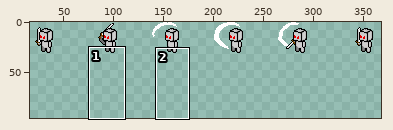
Edited in one commit: sprite sheet (MyGame/assets/sprites/Characters/Robot/attack/attack.png). Above, an overview of the earlier version with the close-up marked.
Close-up. As it was:
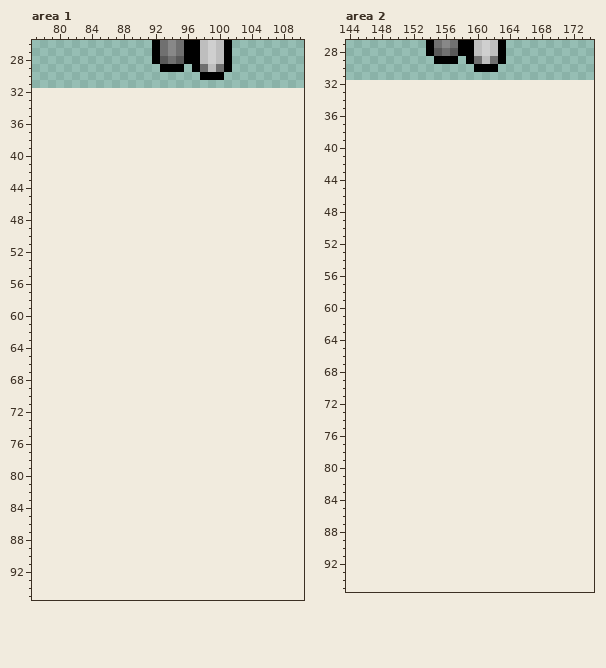
The file is 384x32 pixels. Shown: area 1: x 77..110, y 26..95; area 2: x 144..174, y 27..95. The old version is drawn lined up with the new one, on the new canvas. The wide view leaves out empty margins. The commit also changed other parts of the picture, which this record leaves out.
The same view after the edit:
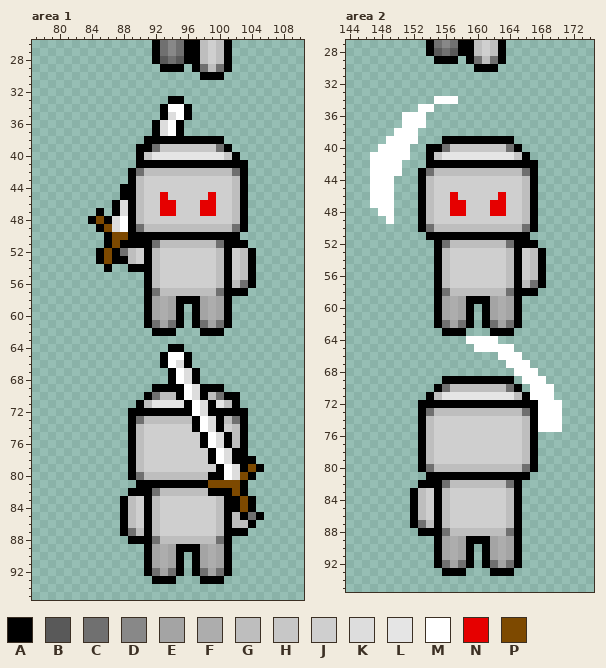
Palette (. is transparent): A #000000  B #595959  C #707070  D #888888  E #a4a4a4  F #adadad  G #bebebe  H #c7c7c7  J #cfcfcf  K #dddddd  L #e5e5e5  M #ffffff  N #e60000  P #7d4900
The edit:
canvas 384x32 -> 384x96
Area 1:
y 33: x 94..95 .. -> AA
y 34: x 93..96 .... -> AMMA
y 35: x 93..96 .... -> AKMA
y 36..37: x 92..95 .... -> AKMA
y 38: x 91..100 .......... -> AAAAAAAAAA
y 39: x 90..101 ............ -> AACHHHHHHHCA
y 40: x 90..102 ............. -> AHLLLLLLLLLHA
y 41: x 90..103 .............. -> AAAAAAAAAAAAAA
y 42: x 89..103 ............... -> ACGGGGGGGGGGGCA
y 43: x 89..103 ............... -> AGJJJJJJJJJJJGA
y 44: x 88..103 ................ -> AAGJJJJJJJJJJJGA
y 45: x 88..103 ................ -> AAGJJNJJJJJNJJGA
y 46: x 87..103 ................. -> AKAGJJNNJJJNNJJGA
y 47: x 85 . -> A; x 87..103 ................. -> AKAGJJNNJJJNNJJGA
y 48: x 84..103 .................... -> APAKMAGJJJJJJJJJJJGA
y 49: x 85..103 ................... -> APKMACGGGGGGGGGGGCA
y 50: x 86..102 ................. -> APPAAAAAAAAAAAAAA
y 51: x 86..103 .................. -> APAAAACGGGGGGGCAAA
y 52: x 85..104 .................... -> APACGJAGJJJJJJJGAJGA
y 53: x 85..104 .................... -> APAAGJAGJJJJJJJGAJGA
y 54: x 86 . -> A; x 89..104 ................ -> AAAGJJJJJJJGAJGA
y 55: x 91..104 .............. -> AGJJJJJJJGAJGA
y 56: x 91..104 .............. -> AGJJJJJJJGAGCA
y 57: x 91..103 ............. -> ACGGGGGGGCAAA
y 58: x 91..101 ........... -> AEFEAAAEFEA
y 59..60: x 91..95 ..... -> AEFEA; x 97..101 ..... -> AEFEA
y 61: x 91..95 ..... -> ACECA; x 97..101 ..... -> ACECA
y 62: x 92..94 ... -> AAA; x 98..100 ... -> AAA
y 64: x 94..95 .. -> AA
y 65: x 93..96 .... -> AMMA
y 66: x 93..96 .... -> AMKA
y 67..68: x 94..97 .... -> AMKA
y 69: x 92..100 ......... -> AAAAMKAAA
y 70: x 91..102 ............ -> ACGGAMKAGCAA
y 71: x 90..102 ............. -> AGLLLLAMKALGA
y 72: x 89..103 ............... -> AAAAAAAAMKAAAAA
y 73: x 89..103 ............... -> ACGGGGGGAMKAGCA
y 74: x 89..103 ............... -> AGJJJJJJAMKAJGA
y 75..76: x 89..103 ............... -> AGJJJJJJJAMKAGA
y 77: x 89..103 ............... -> AGJJJJJJJJAMKAA
y 78: x 89..104 ................ -> AGJJJJJJJJAMKAAA
y 79: x 89..105 ................. -> AGJJJJJJJJJAMKAPA
y 80: x 89..104 ................ -> ACGGGGGGGGAAMKPA
y 81: x 90..103 .............. -> AAAAAAAAAPPPPA
y 82: x 89..103 ............... -> AAACGGGGGGAAAPA
y 83..84: x 88..104 ................. -> AGJAGJJJJJJJGAAPA
y 85: x 88..105 .................. -> AGJAGJJJJJJJGAGACA
y 86: x 88..104 ................. -> AGJAGJJJJJJJGAGGA
y 87: x 88..103 ................ -> ACGAGJJJJJJJGAAA
y 88: x 89..101 ............. -> AAACGGGGGGGCA
y 89: x 91..101 ........... -> AEFEAAAEFEA
y 90..91: x 91..95 ..... -> AEFEA; x 97..101 ..... -> AEFEA
y 92: x 91..95 ..... -> ACECA; x 97..101 ..... -> ACECA
y 93: x 92..94 ... -> AAA; x 98..100 ... -> AAA
Area 2:
y 34: x 155..157 ... -> MMM
y 35: x 153..154 .. -> MM
y 36..37: x 151..153 ... -> MMM
y 38: x 150..152 ... -> MMM
y 39: x 149..152 .... -> MMMM; x 156..164 ......... -> AAAAAAAAA
y 40: x 148..151 .... -> MMMM; x 154..165 ............ -> AACHHHHHHHCA
y 41: x 147..151 ..... -> MMMMM; x 154..166 ............. -> AHLLLLLLLLLHA
y 42: x 147..150 .... -> MMMM; x 154..167 .............. -> AAAAAAAAAAAAAA
y 43: x 147..150 .... -> MMMM; x 153..167 ............... -> ACGGGGGGGGGGGCA
y 44..45: x 147..149 ... -> MMM; x 153..167 ............... -> AGJJJJJJJJJJJGA
y 46: x 147..149 ... -> MMM; x 153..167 ............... -> AGJJNJJJJJNJJGA
y 47: x 147..149 ... -> MMM; x 153..167 ............... -> AGJJNNJJJNNJJGA
y 48: x 148..149 .. -> MM; x 153..167 ............... -> AGJJNNJJJNNJJGA
y 49: x 149 . -> M; x 153..167 ............... -> AGJJJJJJJJJJJGA
y 50: x 153..167 ............... -> ACGGGGGGGGGGGCA
y 51: x 154..166 ............. -> AAAAAAAAAAAAA
y 52: x 155..167 ............. -> ACGGGGGGGCAAA
y 53..56: x 155..168 .............. -> AGJJJJJJJGAJGA
y 57: x 155..168 .............. -> AGJJJJJJJGAGCA
y 58: x 155..167 ............. -> ACGGGGGGGCAAA
y 59: x 155..165 ........... -> AEFEAAAEFEA
y 60..61: x 155..159 ..... -> AEFEA; x 161..165 ..... -> AEFEA
y 62: x 155..159 ..... -> ACECA; x 161..165 ..... -> ACECA
y 63: x 156..158 ... -> AAA; x 162..164 ... -> AAA
y 64: x 159..162 .... -> MMMM
y 65: x 160..164 ..... -> MMMMM
y 66: x 163..165 ... -> MMM
y 67: x 164..166 ... -> MMM
y 68: x 165..167 ... -> MMM
y 69: x 156..164 ......... -> AAAAAAAAA; x 166..168 ... -> MMM
y 70: x 155..165 ........... -> ACGGGGGGGCA; x 167..169 ... -> MMM
y 71: x 154..169 ................ -> AGLLLLLLLLLGAMMM
y 72: x 153..170 .................. -> AAAAAAAAAAAAAAAMMM
y 73: x 153..170 .................. -> ACGGGGGGGGGGGCAMMM
y 74..75: x 153..170 .................. -> AGJJJJJJJJJJJGAMMM
y 76..79: x 153..167 ............... -> AGJJJJJJJJJJJGA
y 80: x 153..167 ............... -> ACGGGGGGGGGGGCA
y 81: x 154..166 ............. -> AAAAAAAAAAAAA
y 82: x 153..165 ............. -> AAACGGGGGGGCA
y 83..86: x 152..165 .............. -> AGJAGJJJJJJJGA
y 87: x 152..165 .............. -> ACGAGJJJJJJJGA
y 88: x 153..165 ............. -> AAACGGGGGGGCA
y 89: x 155..165 ........... -> AEFEAAAEFEA
y 90..91: x 155..159 ..... -> AEFEA; x 161..165 ..... -> AEFEA
y 92: x 155..159 ..... -> ACECA; x 161..165 ..... -> ACECA
y 93: x 156..158 ... -> AAA; x 162..164 ... -> AAA
Where, in picture pixels (left, top, right, bottom), the same in both close-ups:
added: (88, 96, 264, 584)
added: (370, 96, 562, 576)
